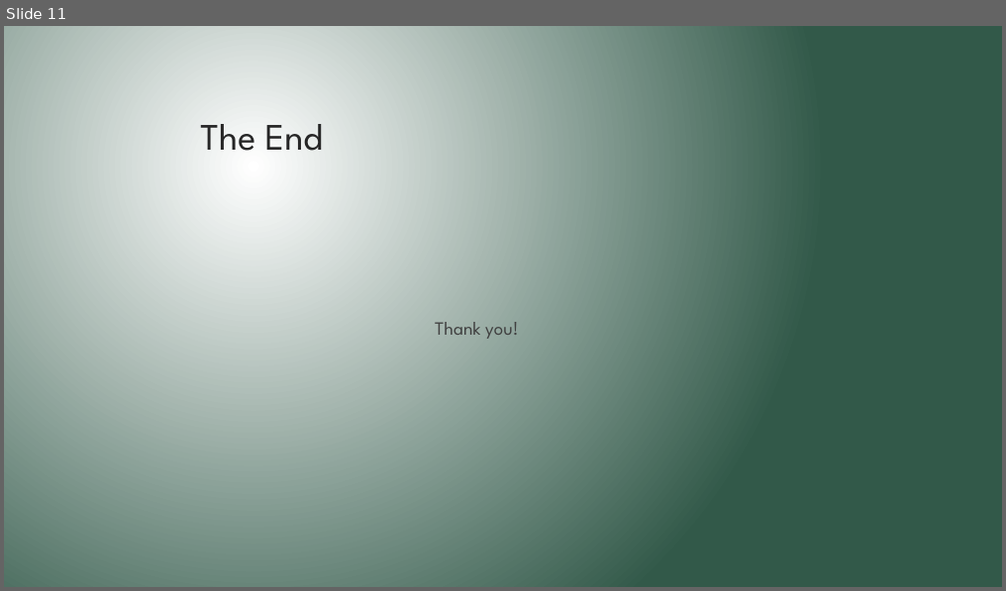
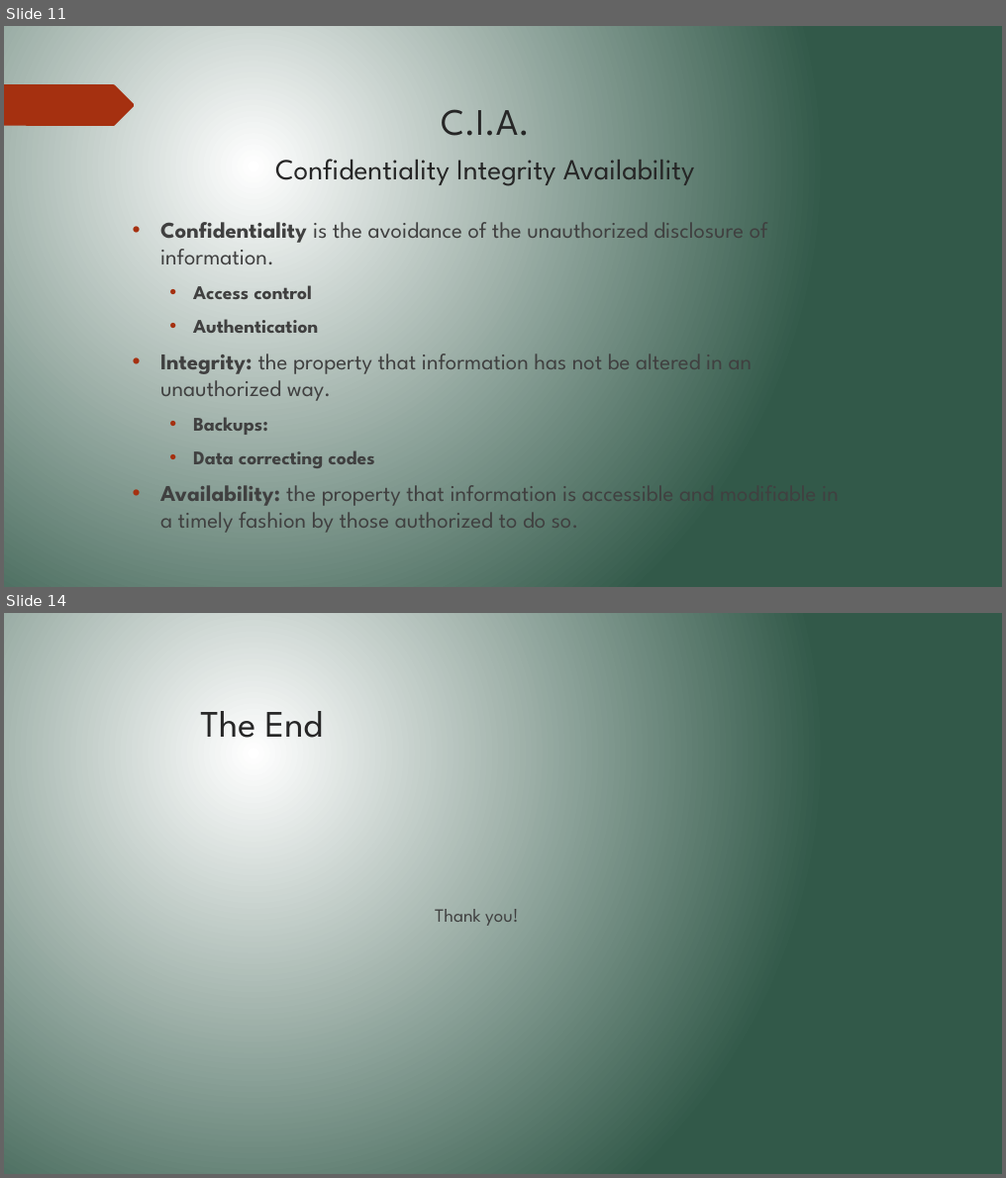
Before and after one commit to cameronmcphie/431FinalProject, a slide deck: documentation/431 Final Project.pptx. Shown one above the other, each under a label of ours: slide 11 before the commit, slides 11 and 14 after it; the slides between them are not shown. The pictures are 1006x591 and 1006x1178 pixels, drawn with LibreOffice and Linux fonts; fonts in the diff are those of the drawing. Boxes give left, top, right and bottom in pixels: in the first picture for what was removed or moved away, otherwise in the second. Text is boxed around its words. In the diff, an @@ line names an element or a change of style, - is before the commit and + after.

```diff
--- a/documentation/431 Final Project.pptx
+++ b/documentation/431 Final Project.pptx
@@ slide 11 added at (x1=4, y1=26, x2=1002, y2=587), background gradient #FFFFFF to #325949 @@
@@ freeform shape added at (x1=4, y1=84, x2=135, y2=126), fill #A53010 @@
@@ title added at (x1=275, y1=109, x2=695, y2=186), 28 pt, text #262626 @@
+C.I.A.
+Confidentiality Integrity Availability
@@ text added at (x1=160, y1=222, x2=744, y2=533), 21.7 pt, text #404040 @@
+• Confidentiality is the avoidance of the unauthorized disclosure of information.
+  • Access control
+  • Authentication
+• Integrity: the property that information has not be altered in an unauthorized way.
+  • Backups:
+  • Data correcting codes
+• Availability: the property that information is accessible and modifiable in a timely fashion by those authorized to do so.
@@ what was slide 11 is now slide 14 @@
```
Also in this commit, not shown: 4 slides changed, 4 other slides added, 2 slides removed, 6 other files.
